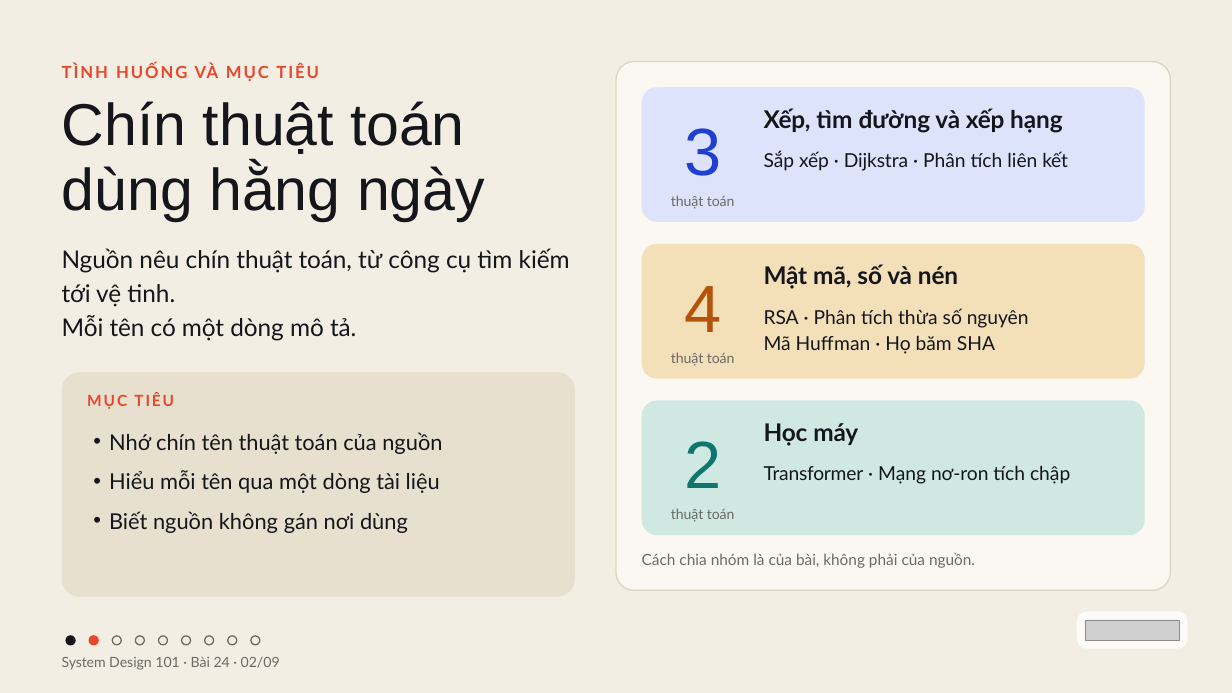
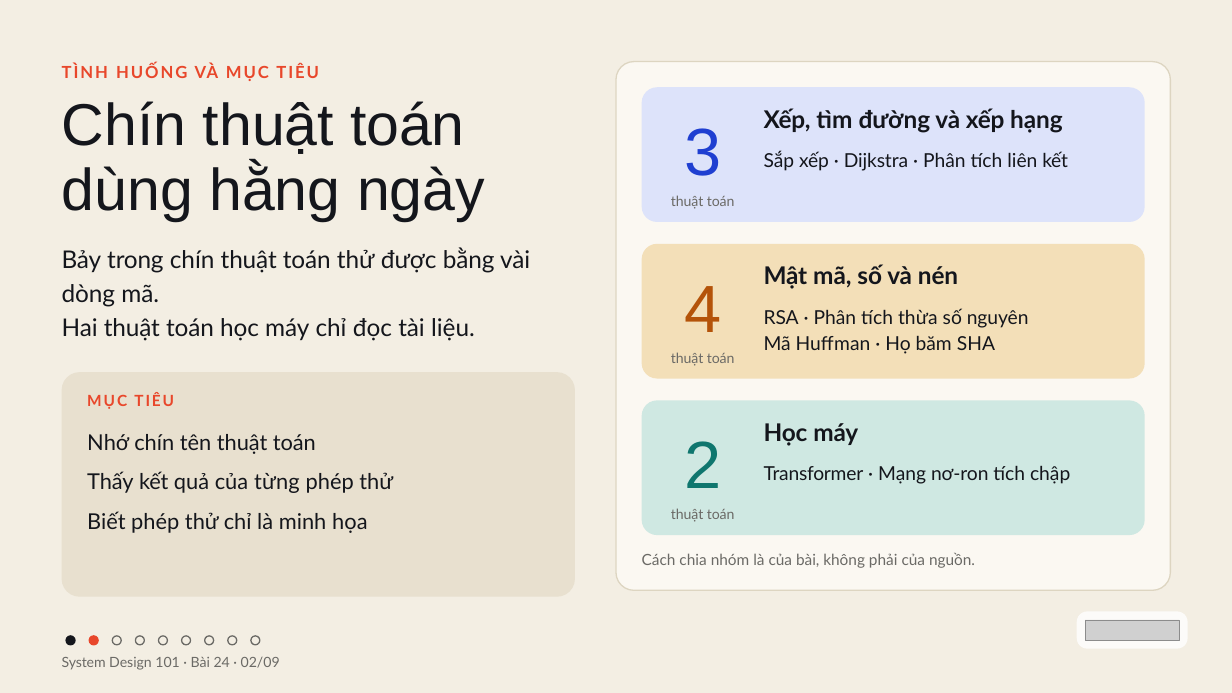
Before and after one commit to vohoailinh90/tool-marketing-studio, a slide deck: slide 2 of system-design-101/vi/lessons/sd-10-024/slides/sd-10-024.pptx. Drawn at 1232x693 pixels with LibreOffice and Linux fonts; fonts in the diff are those of the drawing; grey boxes stand for pictures. Boxes give left, top, right and bottom in pixels: in the first picture for what was removed or moved away, otherwise in the second. Text is boxed around its words. In the diff, an @@ line names an element or a change of style, - is before the commit and + after.

```diff
--- a/system-design-101/vi/lessons/sd-10-024/slides/sd-10-024.pptx
+++ b/system-design-101/vi/lessons/sd-10-024/slides/sd-10-024.pptx
@@ text at (62,247,530,341): text changed @@
-Nguồn nêu chín thuật toán, từ công cụ tìm kiếm tới vệ tinh.
-Mỗi tên có một dòng mô tả.
+Bảy trong chín thuật toán thử được bằng vài dòng mã.
+Hai thuật toán học máy chỉ đọc tài liệu.
@@ text at (87,434,393,533): text changed @@
-• Nhớ chín tên thuật toán của nguồn
-• Hiểu mỗi tên qua một dòng tài liệu
-• Biết nguồn không gán nơi dùng
+Nhớ chín tên thuật toán
+Thấy kết quả của từng phép thử
+Biết phép thử chỉ là minh họa
```
Also in this commit, not shown: 8 other slides changed.
